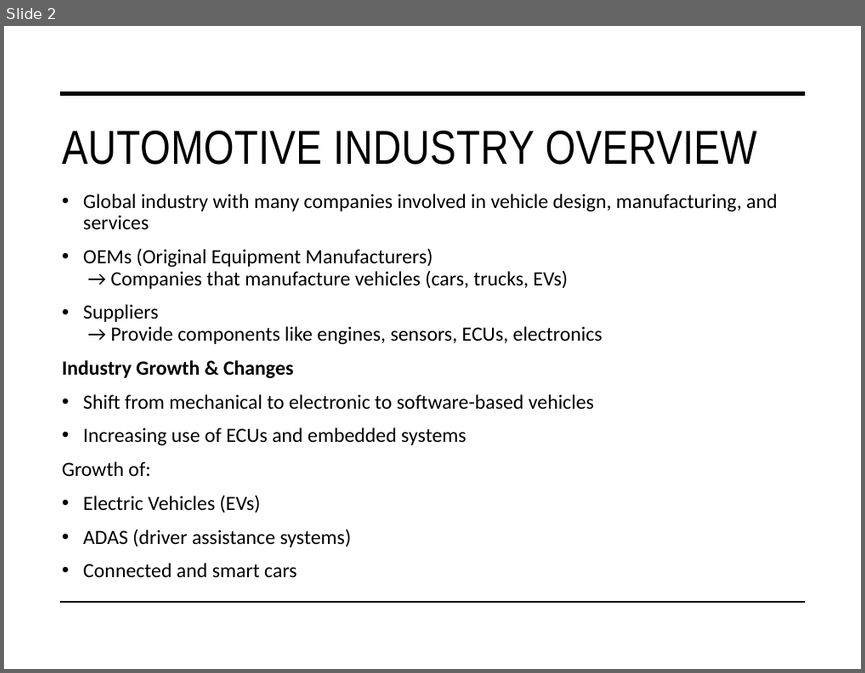
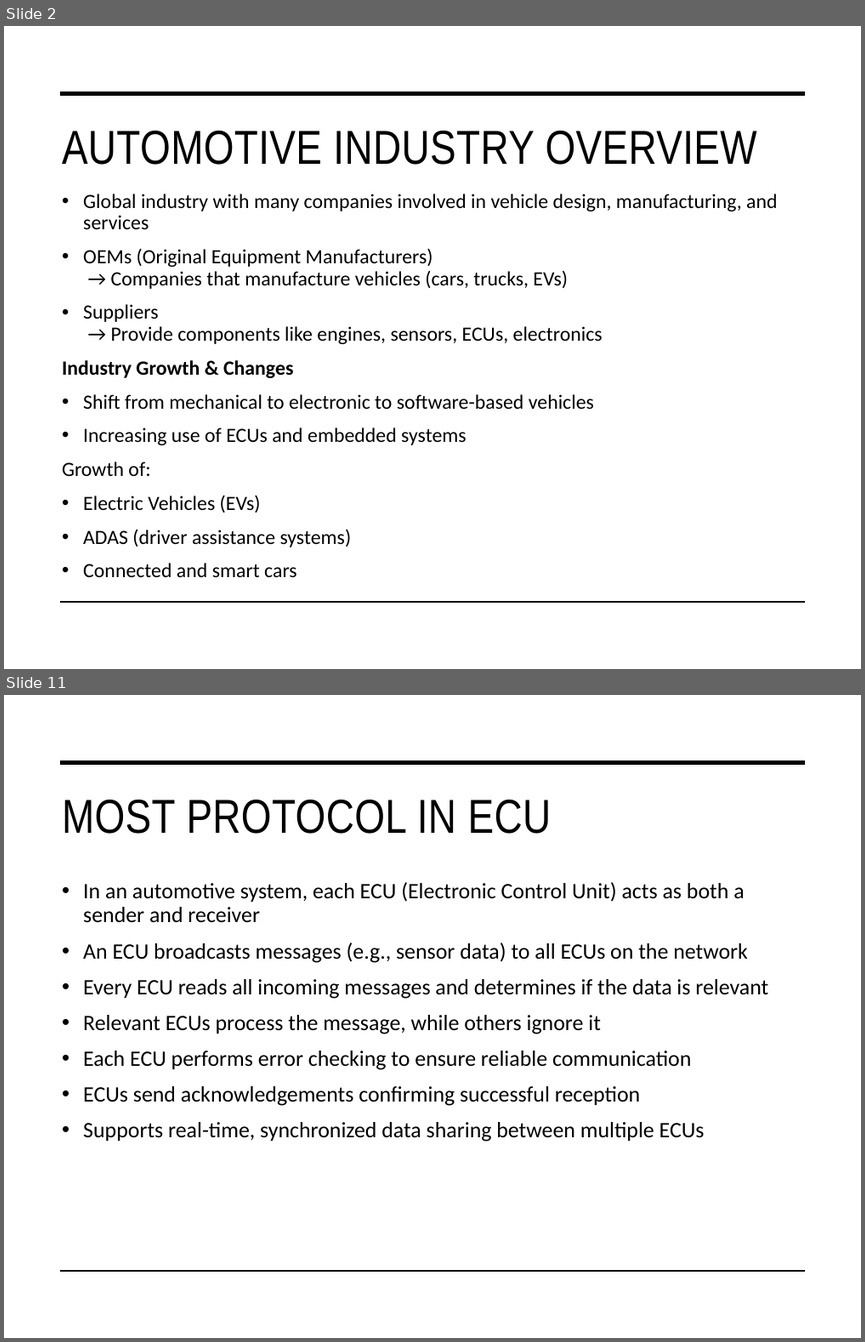
Before and after one commit to monalsutar/PPT, a slide deck: Basics_of_Automotive.pptx. Shown one above the other, each under a label of ours: slide 2 before the commit, slides 2 and 11 after it; the slides between them are not shown. The pictures are 865x673 and 865x1342 pixels, drawn with LibreOffice and Linux fonts; fonts in the diff are those of the drawing. Boxes give left, top, right and bottom in pixels: in the first picture for what was removed or moved away, otherwise in the second. Text is boxed around its words. In the diff, an @@ line names an element or a change of style, - is before the commit and + after.

```diff
--- a/Basics_of_Automotive.pptx
+++ b/Basics_of_Automotive.pptx
@@ slide 11 added at [4,695,861,1338], background #FFFFFF; not listed: 2 template elements that a slide beside it also shows @@
@@ title added at [62,800,551,834], 40 pt, text #000000 @@
+MOST PROTOCOL IN ECU
@@ text added at [83,882,768,1141], 18.5 pt, text #000000 @@
+• In an automotive system, each ECU (Electronic Control Unit) acts as both a sender and receiver
+• An ECU broadcasts messages (e.g., sensor data) to all ECUs on the network
+• Every ECU reads all incoming messages and determines if the data is relevant
+• Relevant ECUs process the message, while others ignore it
+• Each ECU performs error checking to ensure reliable communication
+• ECUs send acknowledgements confirming successful reception
+• Supports real-time, synchronized data sharing between multiple ECUs
```
Also in this commit, not shown: 6 slides changed, 4 other slides added, 2 slides removed, 1 other file.
